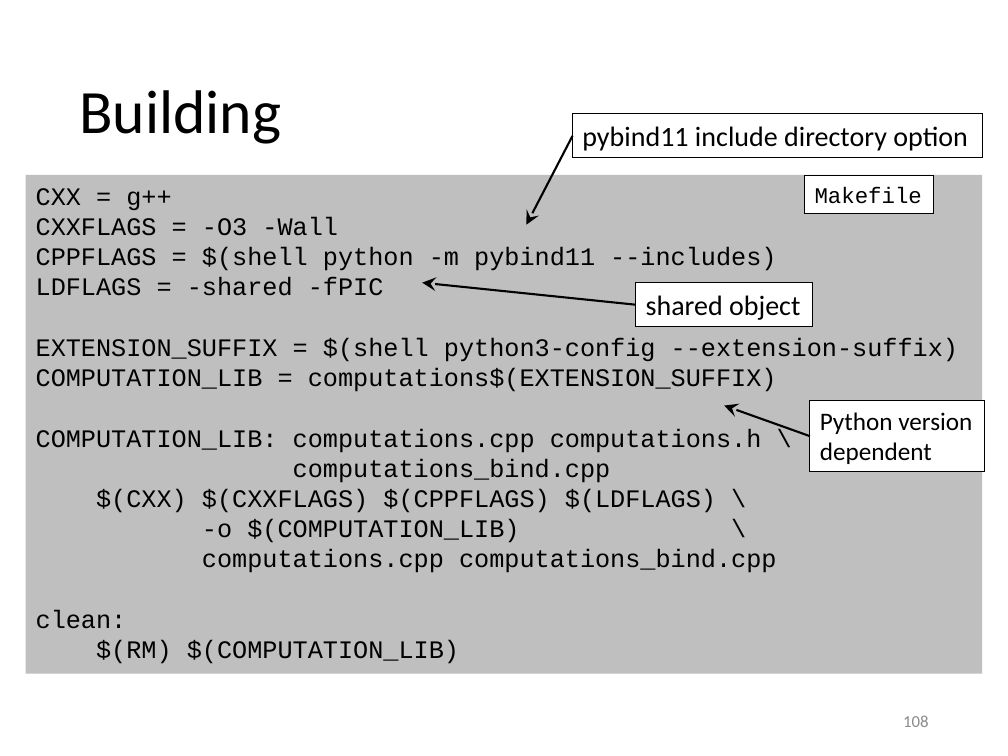
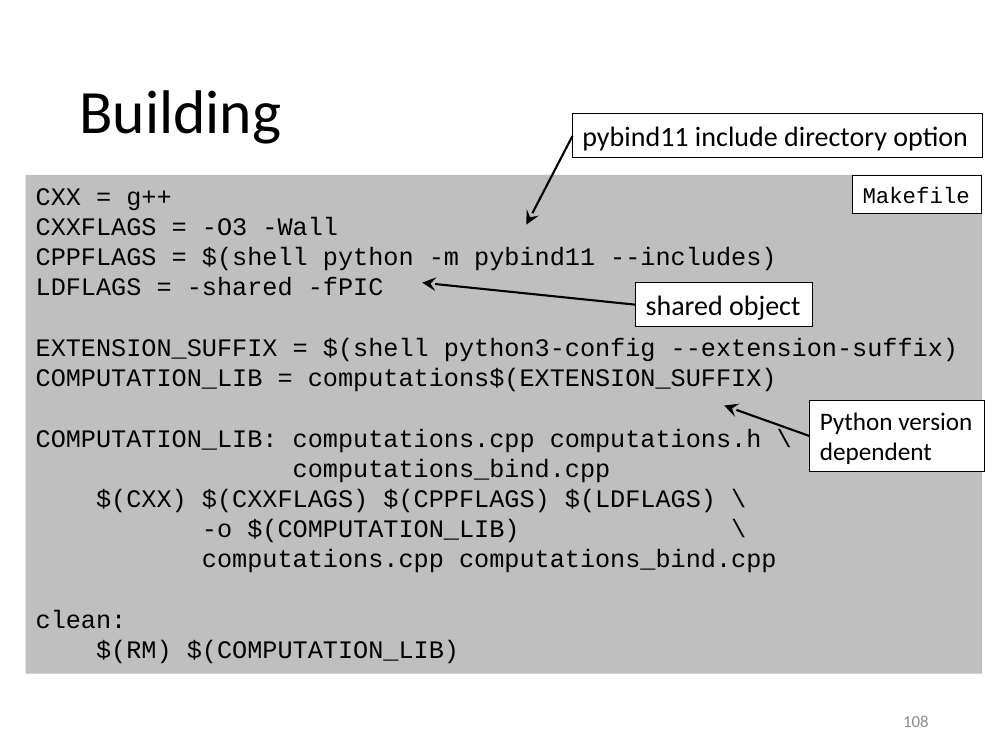
Before and after one commit to gjbex/Python-for-HPC, a slide deck: slide 108 of python_for_hpc.pptx. Drawn at 1008x756 pixels with LibreOffice and Linux fonts; fonts in the diff are those of the drawing. Boxes give left, top, right and bottom in pixels: in the first picture for what was removed or moved away, otherwise in the second. Text is boxed around its words. In the diff, an @@ line names an element or a change of style, - is before the commit and + after.

```diff
--- a/python_for_hpc.pptx
+++ b/python_for_hpc.pptx
@@ rectangle "Makefile": place and size @@
-rectangle "Makefile" at box(804, 176, 933, 214)
+rectangle "Makefile" at box(853, 176, 982, 214)
```
Also in this commit, not shown: 1 other slide changed.
